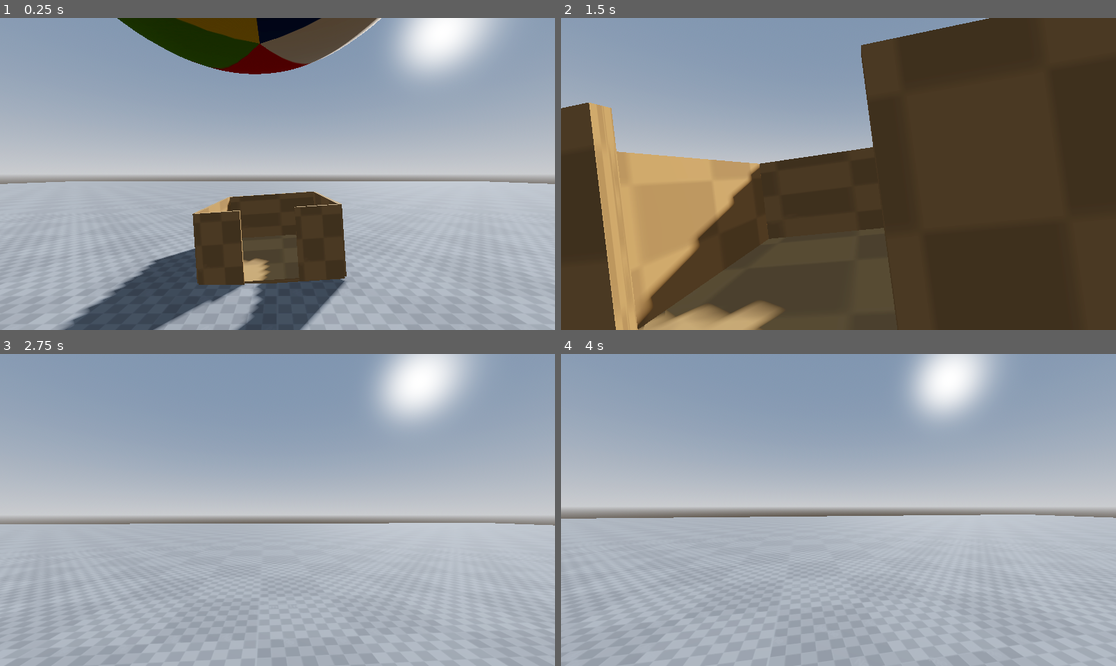
Above: before the commit, frames 1-4 (two rows, left to right).
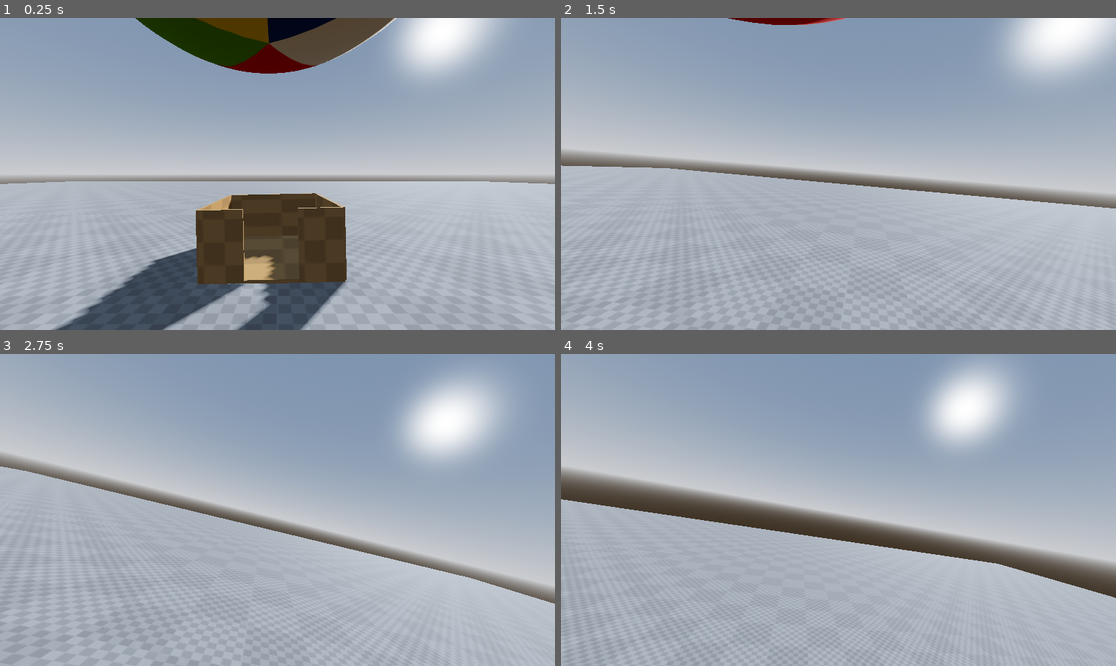
Above: after the commit, the same moments.

Repository: MagmaC4/Envelope
Game: Godot game, scene res://Scenes/master.tscn
The game is run twice, just before and just after one commit, with the same random seed, the same clock (stepped at 60 frames per second) and the same inputs.
Inputs (mouse positions are in pixels of both pictures, inside the frame that each line leads up to):
- Up to frame 1 (0.25 s): no input
- Up to frame 2 (1.5 s): move the mouse to (866, 174) at 0.52 s; press the mouse at (866, 174) at 0.53 s; hold W (move_forward) from 0.53 s (still down); tap Space (move_jump) at 0.77 s; move the mouse to (810, 174) at 1.27 s; release the mouse at (810, 174) at 1.28 s; tap Shift (sprint) at 1.35 s
- Up to frame 3 (2.75 s): keep holding W (move_forward); tap Space (move_jump) at 1.52 s; move the mouse to (288, 503) at 2.02 s; press the mouse at (288, 503) at 2.03 s
- Up to frame 4 (4 s): keep holding W (move_forward); move the mouse to (832, 516) at 2.77 s; release the mouse at (832, 516) at 2.78 s; tap Shift (sprint) at 2.85 s; tap Space (move_jump) at 3.02, 3.77 s; move the mouse to (877, 513) at 3.52 s; press the mouse at (877, 513) at 3.53 s

The runs differ from the first frame. In frame 1, 3.0% of the frame differs, in the area x 9-72%, y 0-100%; in frame 2, 76%, in the area x 0-100%, y 0-100%; in frame 3, 20%; in frame 4, 17%.

Commit message:
Reparent player to vehicle upon entering, to make player feel like they are moving with the hot air balloon

Diff:
--- a/Scripts/balloon_vehicle.gd
+++ b/Scripts/balloon_vehicle.gd
@@ -21,13 +21,42 @@
 func begin_up_down():
 	var tween = create_tween()
 	tween.set_loops()
-	tween.tween_property(self, "position", start_pos, 1.0).set_trans(Tween.TRANS_QUAD)
-	tween.tween_property(self, "position", end_pos, 1.0).set_trans(Tween.TRANS_QUAD)
+	tween.tween_property(self, "position", start_pos, 2.0).set_trans(Tween.TRANS_QUAD)
+	tween.tween_property(self, "position", end_pos, 2.0).set_trans(Tween.TRANS_QUAD)
 
 func begin_sway():
 	var tween = create_tween()
 	tween.set_loops()
-	tween.tween_property(self, "rotation:z", deg_to_rad(15), 1.0 )
-	tween.tween_property(self, "rotation:z", 0.0, 1.0 )
-	tween.tween_property(self, "rotation:z", deg_to_rad(-15), 1.0 )
-	tween.tween_property(self, "rotation:z", 0.0, 1.0 )
+	tween.tween_property(self, "rotation:z", deg_to_rad(15), 3.0 )
+	tween.tween_property(self, "rotation:z", 0.0, 3.0 )
+	tween.tween_property(self, "rotation:z", deg_to_rad(-15), 3.0 )
+	tween.tween_property(self, "rotation:z", 0.0, 3.0 )
+
+# Make player position local to the vehicle
+func _on_cabin_trigger_body_entered(body: Node3D) -> void:
+	if body.is_in_group("Player"):
+		print("Vehicle entered")
+		var vehicle_node = self
+		body.reparent(vehicle_node, true)
+
+		# Smoothly reset local rotation to zero
+		var tween = create_tween()
+		tween.tween_property(body,"rotation", Vector3.ZERO, 0.5)
+
+# Make player position local to the world
+func _on_cabin_trigger_body_exited(body: Node3D) -> void:
+	pass
+	#if body.is_in_group("Player"):
+		#print("Vehicle exited")
+		#var world_node = get_tree().current_scene
+		#reparent_player(body, world_node)
+
+
+
+func reparent_player(body: CharacterBody3D, parent: Node3D):
+# Turn off Area3D monitoring so when scene tree changes,
+# the player doesn't send an Area Exited signal
+	cabin_trigger.set_deferred("monitoring", false)
+	body.call_deferred("reparent", parent, true)
+	await get_tree().create_timer(0.1).timeout
+	cabin_trigger.set_deferred("monitoring", true)
